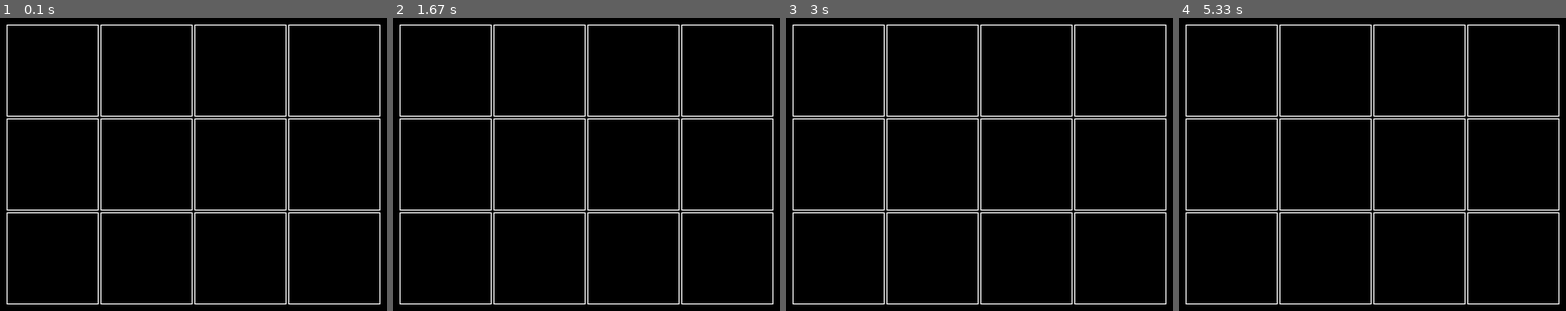
Above: before the commit, frames 1-4 (left to right).
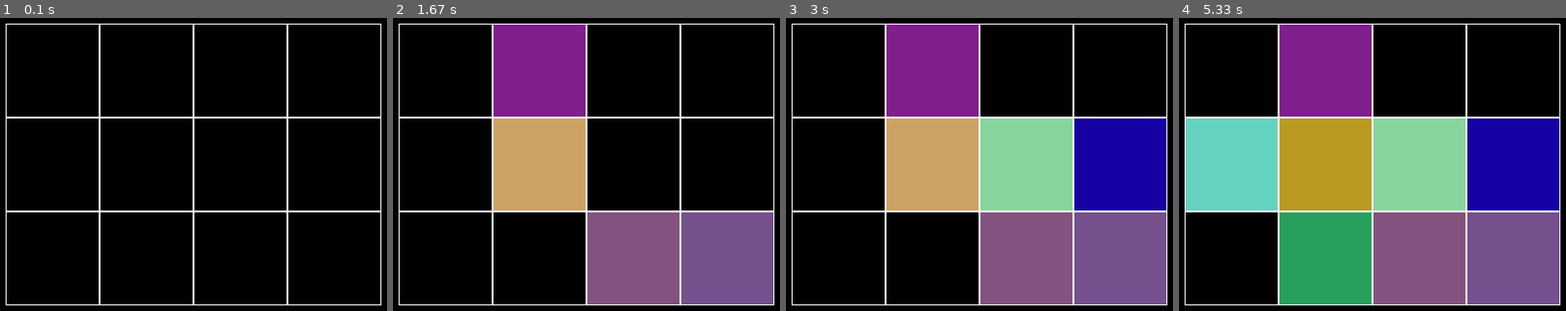
Above: after the commit, the same moments.

Repository: Lem-a-k/pygame2024
Game: pygame game, started from main.py
The game is run twice, just before and just after one commit, with the same random seed, the same clock (stepped at 60 frames per second) and the same inputs.
Inputs (mouse positions are in pixels of both pictures, inside the frame that each line leads up to):
- Up to frame 1 (0.1 s): no input
- Up to frame 2 (1.67 s): click (772, 284) at 0.38 s; click (598, 264) at 0.72 s; click (540, 173) at 1.05 s; click (582, 50) at 1.38 s
- Up to frame 3 (3 s): click (994, 146) at 1.72 s; click (979, 164) at 2.55 s; click (1076, 141) at 2.88 s
- Up to frame 4 (5.33 s): click (1268, 132) at 3.22 s; click (1322, 185) at 4.05 s; click (1341, 149) at 4.38 s; click (1341, 223) at 5.22 s

The runs differ from the first frame. In frame 1, 7.3% of the frame differs, in the area x 1-99%, y 1-99%; in frame 2, 36%; in frame 3, 50%; in frame 4, 65%.

Commit message:
Board random color click

Diff:
--- a/main.py
+++ b/main.py
@@ -8,7 +8,7 @@
     def __init__(self, board_width, board_height):
         self.width = board_width
         self.height = board_height
-        self.board = [[0] * self.width for _ in range(self.height)]
+        self.board = [[None] * self.width for _ in range(self.height)]
         # значения по умолчанию
         self.left = 50
         self.top = 10
@@ -23,10 +23,32 @@
     def render(self, screen):
         for i in range(self.height):
             for j in range(self.width):
-                r = (self.left + j * self.cell_size + 1,
-                     self.top + i * self.cell_size + 1,
-                     self.cell_size - 2, self.cell_size - 2)
+                r = (self.left + j * self.cell_size,
+                     self.top + i * self.cell_size,
+                     self.cell_size, self.cell_size)
+                # r_b = (r[0] + 1, r[1] + 1, r[2] - 2, r[3] - 2)
+                if self.board[i][j] is not None:
+                    # r_inner = (r_b[0] + 1, r_b[1] + 1,
+                    #            r_b[2] - 2, r_b[3] - 2)
+                    pygame.draw.rect(screen, self.board[i][j], r)
                 pygame.draw.rect(screen, (255, 255, 255), r, 1)
+
+
+    def get_cell(self, mouse_pos):
+        row = (mouse_pos[1] - self.top) // self.cell_size
+        col = (mouse_pos[0] - self.left) // self.cell_size
+        return (row, col) if (0 <= row < self.height and
+                              0 <= col < self.width) else None
+
+    def on_click(self, cell):
+        self.board[cell[0]][cell[1]] = (random.randint(0, 255),
+                                        random.randint(0, 255),
+                                        random.randint(0, 255))
+
+    def process_click(self, mouse_pos):
+        cell = self.get_cell(mouse_pos)
+        if cell is not None:
+            self.on_click(cell)
 
 
 if __name__ == '__main__':
@@ -47,6 +69,8 @@
                 running = False
             # elif event.type == MY_EVENT:
             #     # 123
+            elif event.type == pygame.MOUSEBUTTONDOWN:
+                board.process_click(event.pos)
         # обновление экрана
         screen.fill((0, 0, 0))
         board.render(screen)
